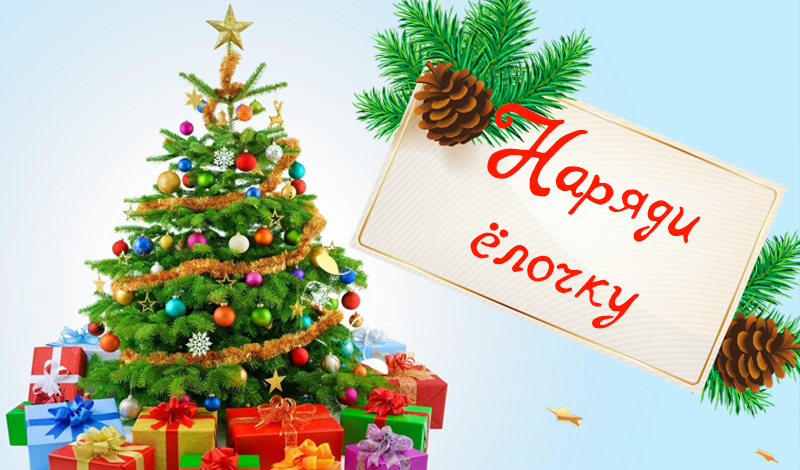
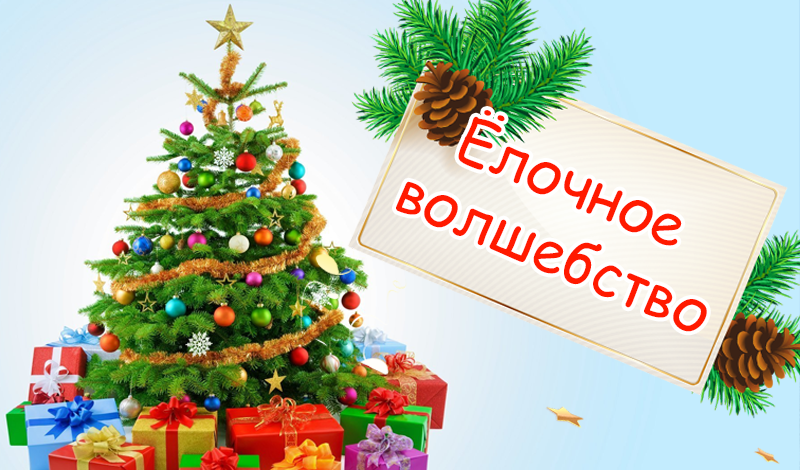
Layer changes from the first 800×470 image to the second:
renamed "Наряди ёлочку" to "Ёлочное волшебство", painted on it over [396, 103, 707, 332]
